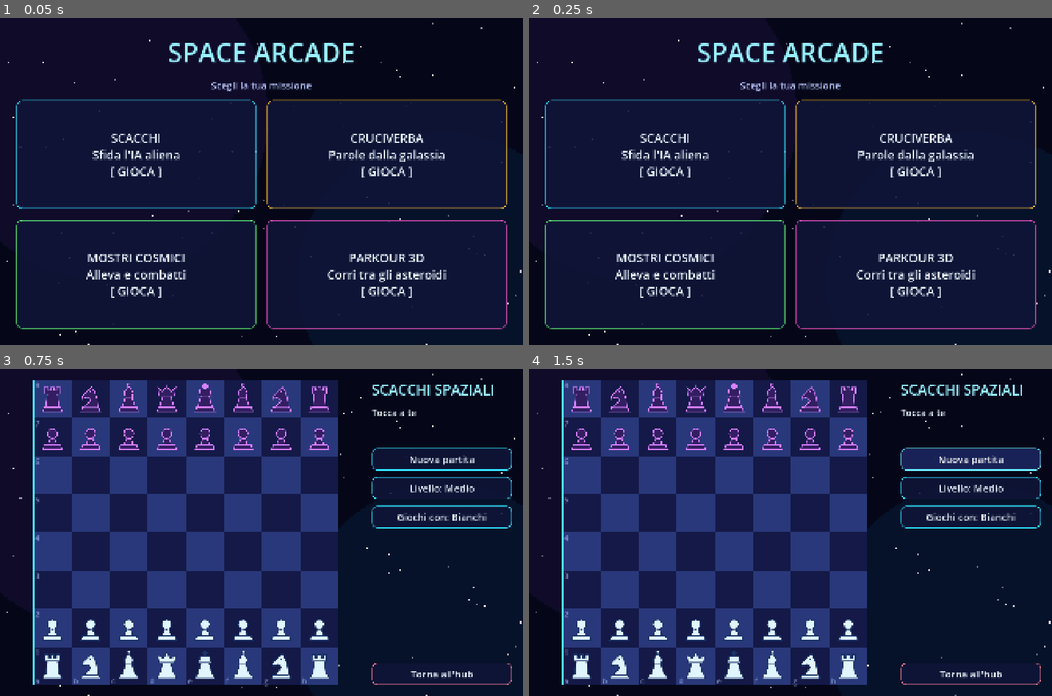
Above: before the commit, frames 1-4 (two rows, left to right).
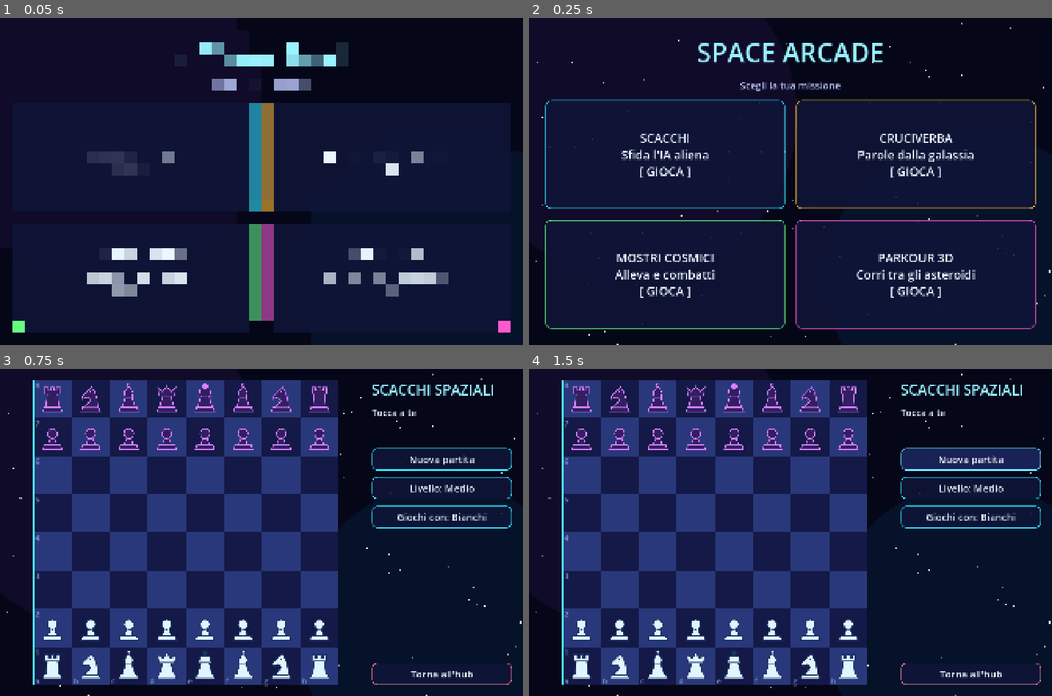
Above: after the commit, the same moments.

Repository: giovdi/space-arcade
Game: Godot game, scene res://scenes/hub.tscn
Two runs of this game, one before a commit and one after it. Both use one fixed random seed, a clock stepped at 60 frames per second and the inputs below.
Inputs:
- Up to frame 1 (0.05 s): no input
- Up to frame 2 (0.25 s): no input
- Up to frame 3 (0.75 s): click "SCACCHI Sfida l'IA aliena [ G…" at 0.5 s
- Up to frame 4 (1.5 s): click "Nuova partita" at 1.25 s

The runs differ from the first frame. In frame 1, 12% of the frame differs, in the area x 1-100%, y 1-100%; in frame 2, nothing differs; in frame 3, nothing differs; in frame 4, nothing differs.

Commit message:
Risparmio batteria: ridisegni limitati, 30 fps sulle schermate 2D, niente glow nel parkour
Co-Authored-By: Claude Sonnet 5.5 <noreply@anthropic.com>

Diff:
--- a/scripts/game.gd
+++ b/scripts/game.gd
@@ -12,10 +12,27 @@
 var current := "hub"
 
 
+func _ready() -> void:
+	_save_power("hub")
+
+
+## Risparmio batteria: sulle schermate 2D si disegna solo quando qualcosa cambia e a 30 fps al massimo;
+## solo il parkour 3D gira a 60.
+func _save_power(id: String) -> void:
+	OS.low_processor_usage_mode = true
+	if id == "parkour":
+		Engine.max_fps = 60
+		OS.low_processor_usage_mode_sleep_usec = 16600
+	else:
+		Engine.max_fps = 30
+		OS.low_processor_usage_mode_sleep_usec = 33000
+
+
 func open(id: String) -> void:
 	if not SCREENS.has(id):
 		return
 	current = id
+	_save_power(id)
 	get_tree().change_scene_to_file(SCREENS[id])
 
 
--- a/scripts/monster_view.gd
+++ b/scripts/monster_view.gd
@@ -13,6 +13,7 @@
 var t := 0.0
 var press_pos := Vector2.ZERO
 var pending := false
+var acc := 0.0
 
 
 func _init(species: int = 0) -> void:
@@ -25,7 +26,11 @@
 	t += delta
 	bump = maxf(bump - delta * 2.5, 0.0)
 	hurt = maxf(hurt - delta * 3.0, 0.0)
-	queue_redraw()
+	# 30 ridisegni al secondo bastano per queste animazioni (e con 24 mostri si risparmia batteria)
+	acc += delta
+	if acc >= 1.0 / 30.0 and is_visible_in_tree():
+		acc = 0.0
+		queue_redraw()
 
 
 ## Suona solo con un tocco rapido sul corpo del mostro; fuori dal mostro o
--- a/scripts/parkour.gd
+++ b/scripts/parkour.gd
@@ -169,7 +169,7 @@
 	env.ambient_light_color = Color(0.5, 0.55, 0.9)
 	env.ambient_light_energy = 0.7
 	env.tonemap_mode = Environment.TONE_MAPPER_FILMIC
-	env.glow_enabled = true
+	env.glow_enabled = false  # il bagliore è costoso sui tablet e consuma batteria
 	var we := WorldEnvironment.new()
 	we.environment = env
 	add_child(we)
--- a/scripts/starfield.gd
+++ b/scripts/starfield.gd
@@ -4,6 +4,7 @@
 
 var stars: Array[Vector4] = []
 var t := 0.0
+var acc := 0.0
 
 
 func _ready() -> void:
@@ -16,8 +17,12 @@
 
 
 func _process(delta: float) -> void:
+	# Lo scintillio è lento: 12 ridisegni al secondo bastano e risparmiano batteria.
 	t += delta
-	queue_redraw()
+	acc += delta
+	if acc >= 1.0 / 12.0:
+		acc = 0.0
+		queue_redraw()
 
 
 func _draw() -> void:
